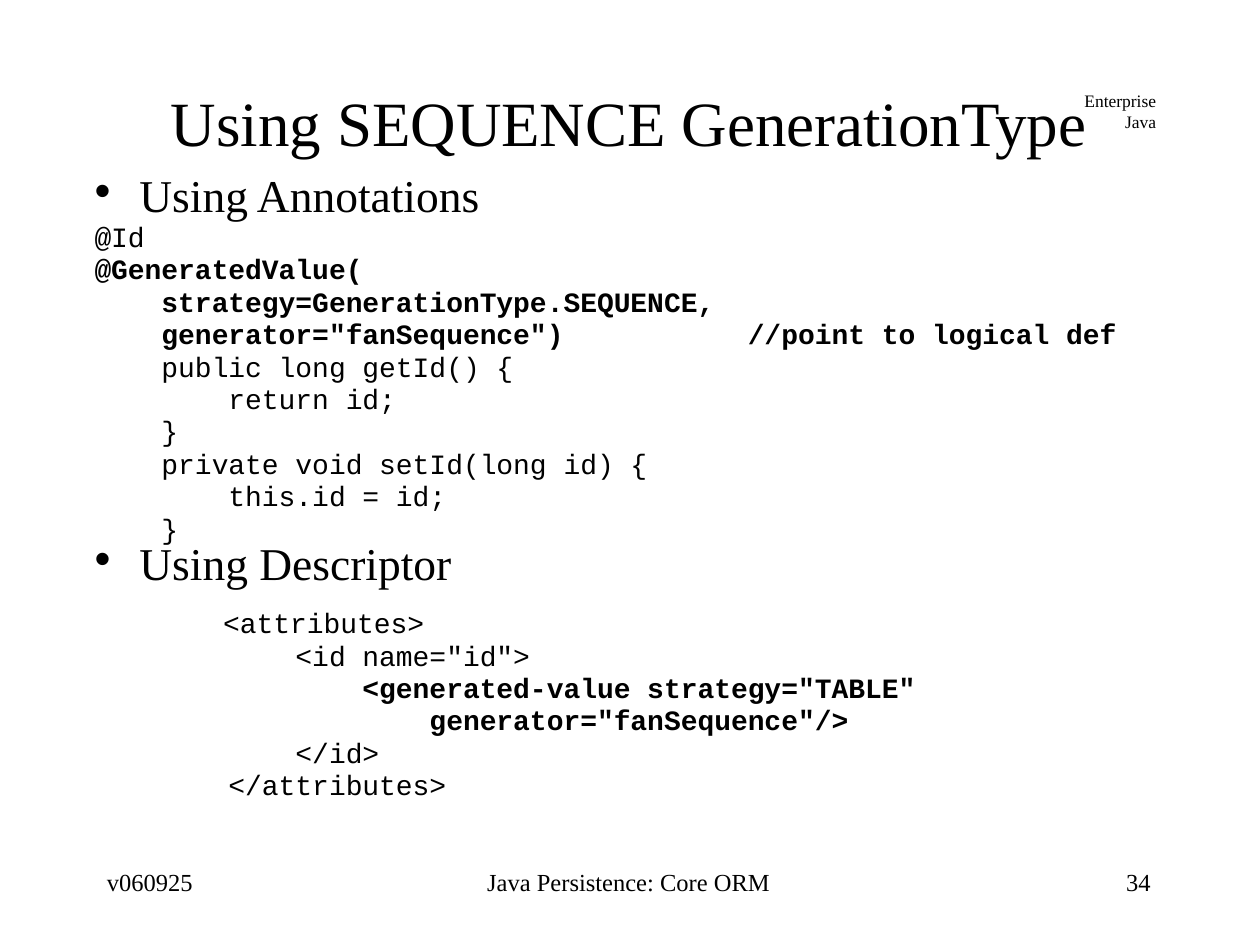
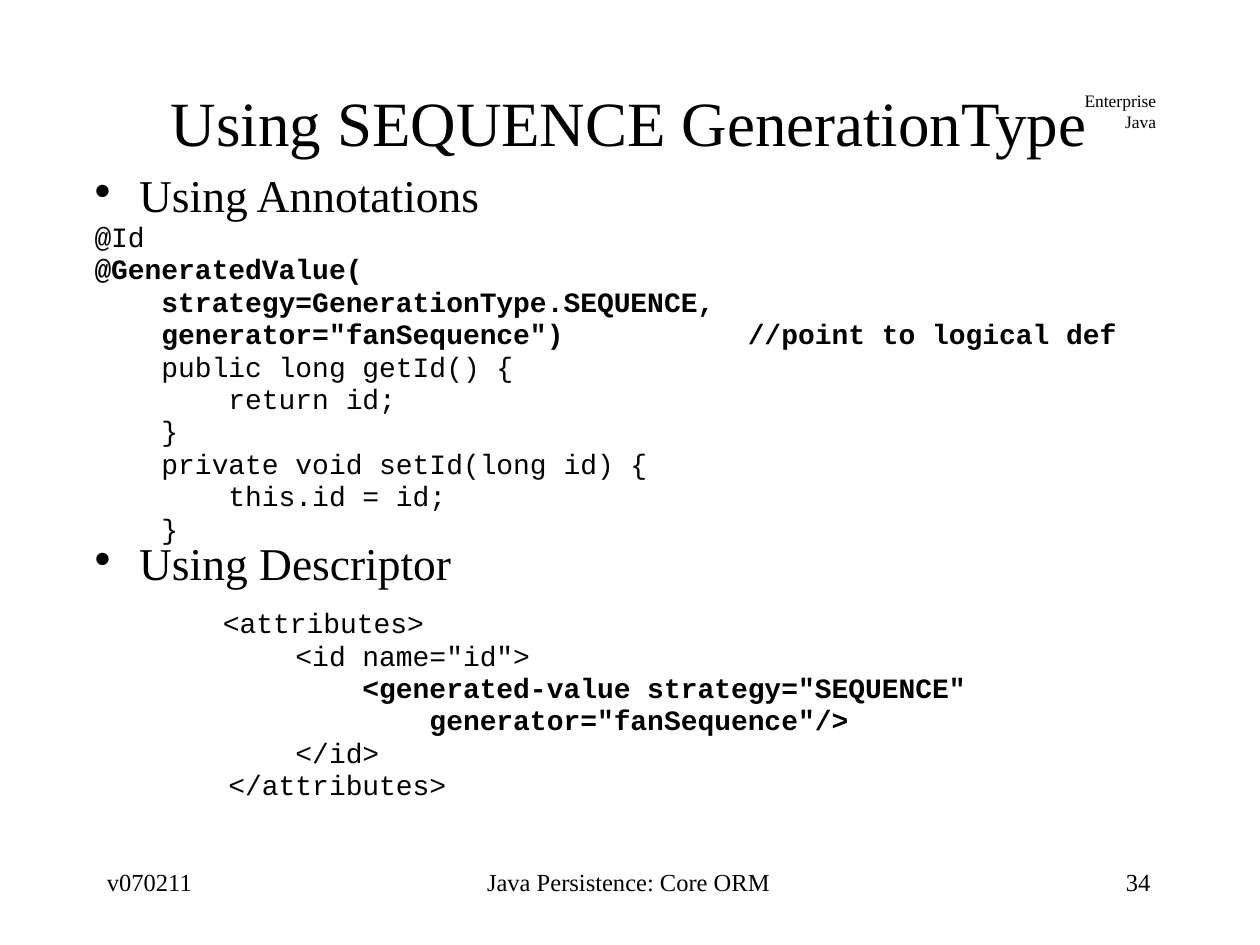
Before and after one commit to jcstaff/ejava-javaee, a slide deck: slide 34 of ormCore/src/site/resources/lectures/ormCore.ppt. Drawn at 1260x945 pixels with LibreOffice and Linux fonts; fonts in the diff are those of the drawing. Boxes give left, top, right and bottom in pixels: in the first picture for what was removed or moved away, otherwise in the second. Text is boxed around its words. In the diff, an @@ line names an element or a change of style, - is before the commit and + after.

```diff
--- a/ormCore/src/site/resources/lectures/ormCore.ppt
+++ b/ormCore/src/site/resources/lectures/ormCore.ppt
@@ text at box(94, 182, 848, 796): indent changed @@
@@ text at box(362, 678, 965, 704): text changed @@
-<generated-value strategy="TABLE"
+<generated-value strategy="SEQUENCE"
@@ text at box(107, 874, 192, 892): text changed @@
-v060925
+v070211
```
Also in this commit, not shown: 88 other slides changed, 24 other files.
